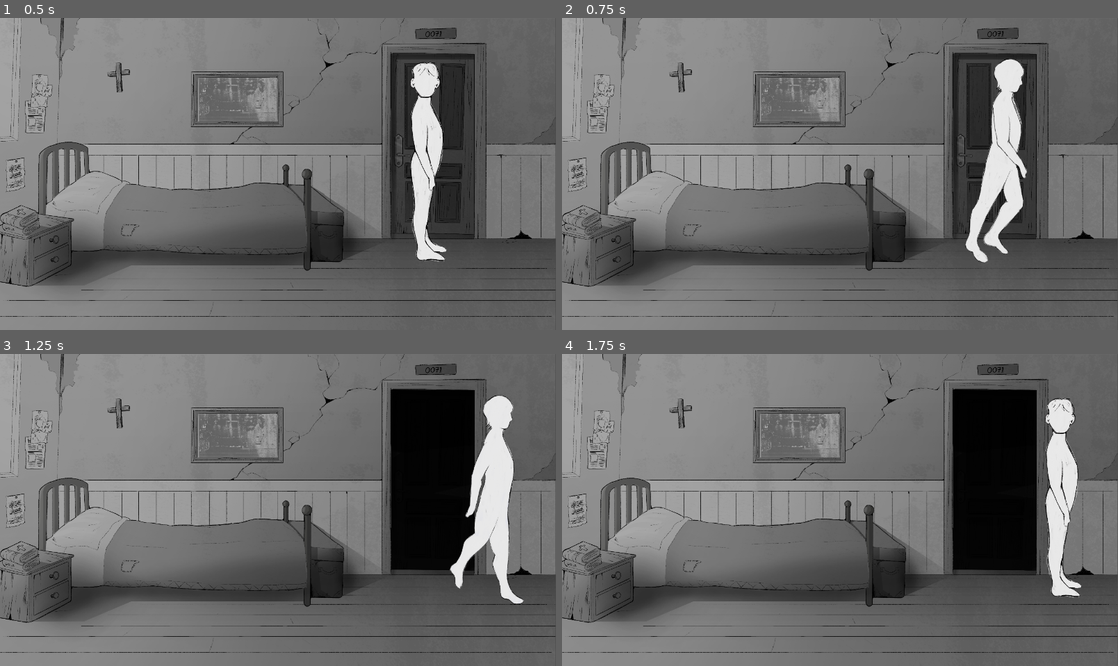
Above: before the commit, frames 1-4 (two rows, left to right).
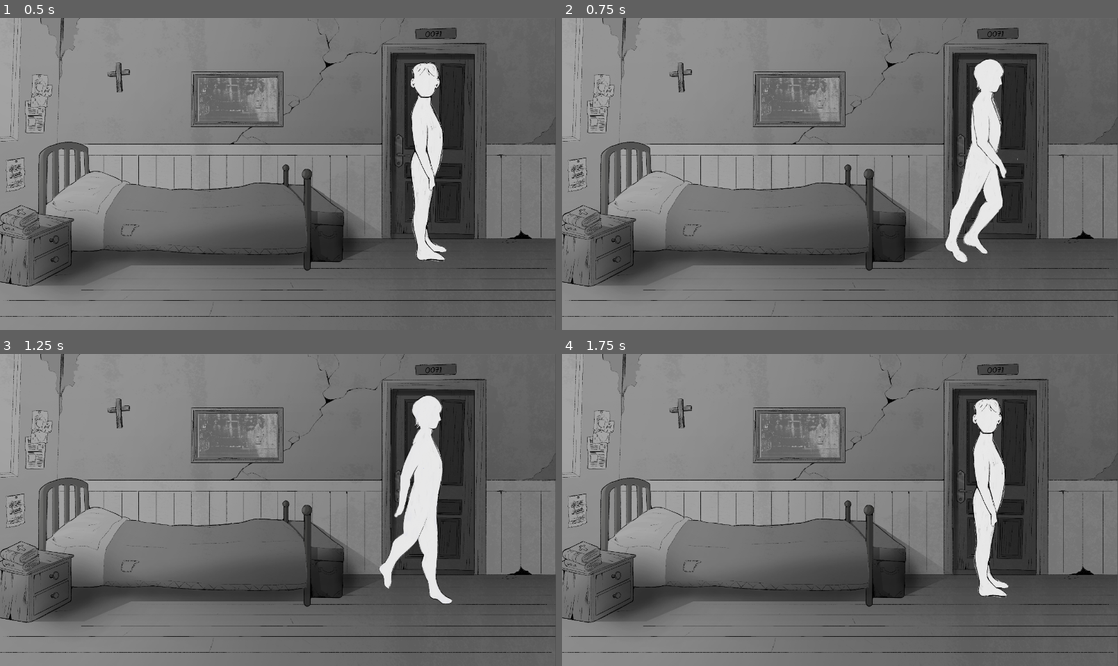
Above: after the commit, the same moments.

Repository: FloresCaetano/GGJ
Game: Godot game, scene res://core/first_scene.tscn
Two runs of this game, one before a commit and one after it. Both use one fixed random seed, a clock stepped at 60 frames per second and the inputs below. This scene is started directly instead of the project's main scene. Sound files missing from this copy of the repository are replaced by a short silence.
Inputs (mouse positions are in pixels of both pictures, inside the frame that each line leads up to):
- Up to frame 1 (0.5 s): no input
- Up to frame 2 (0.75 s): tap Enter (ui_accept) at 0.5 s; move the mouse to (962, 158) at 0.52 s; press the mouse at (962, 158) at 0.53 s; hold Right (ui_right) from 0.53 s (still down)
- Up to frame 3 (1.25 s): keep holding Right (ui_right); tap Enter (ui_accept) at 0.77 s
- Up to frame 4 (1.75 s): release Right (ui_right) at 1.25 s; release the mouse at (962, 494) at 1.25 s; drag from (728, 525) to (1084, 588) at 1.27 s

Frame 1 is identical in both runs. In frame 2, 4.8% of the frame differs, in the area x 68-86%, y 13-79%; in frame 3, 12%, in the area x 68-95%, y 11-81%; in frame 4, 11%.

Commit message:
Function to start scene

Diff:
--- a/core/PATHS.gd
+++ b/core/PATHS.gd
@@ -4,6 +4,7 @@
 var mask_inventory : MaskInventory
 var player : Player
 var dialog_system : DialogSystem
+var interactor : Interactor
 
 const MASKSYSTEM = {
 	"s_mask" :  "uid://fav75tua3y7t"
--- a/core/first_scene.tscn
+++ b/core/first_scene.tscn
@@ -1,6 +1,7 @@
 [gd_scene format=3 uid="uid://cx5t16wi516tf"]
 
 [ext_resource type="PackedScene" uid="uid://cxm7kv3vrpkj6" path="res://rooms/scenes/first_room.tscn" id="1_gc384"]
+[ext_resource type="Script" uid="uid://cvbvjpxxrsu7k" path="res://rooms/scripts/first_scene.gd" id="1_kt74o"]
 [ext_resource type="Script" uid="uid://cbapvmrcdtony" path="res://mask_system/resources/res_mask.gd" id="2_dev43"]
 [ext_resource type="Texture2D" uid="uid://bvdfj1h6nfpkv" path="res://mask_system/assets/mascara feliz.png" id="3_kt74o"]
 [ext_resource type="Texture2D" uid="uid://215kvad25tgq" path="res://mask_system/assets/mascara triste.png" id="4_0scjh"]
@@ -166,6 +167,7 @@
 anchor_bottom = 1.0
 grow_horizontal = 2
 grow_vertical = 2
+script = ExtResource("1_kt74o")
 
 [node name="FirstRoom" parent="." unique_id=1064111797 instance=ExtResource("1_gc384")]
 layout_mode = 1
@@ -174,9 +176,6 @@
 [node name="Player" parent="." unique_id=624387848 instance=ExtResource("6_7g0mn")]
 position = Vector2(1040, 305)
 speed = 250.0
-
-[node name="Interactor" parent="Player" index="3" unique_id=961792964]
-interaction_group = null
 
 [node name="Inventory" type="VSplitContainer" parent="." unique_id=581429075]
 custom_minimum_size = Vector2(1366, 768)
@@ -209,7 +208,6 @@
 [node name="AudioStreamPlayer" type="AudioStreamPlayer" parent="." unique_id=1828164605]
 stream = ExtResource("10_dev43")
 volume_db = -30.0
-autoplay = true
 parameters/looping = true
 
 [editable path="FirstRoom"]
--- a/player/scenes/player.tscn
+++ b/player/scenes/player.tscn
@@ -99,7 +99,7 @@
 position = Vector2(64, 274)
 scale = Vector2(2.9926813, 2.983022)
 collision_layer = 256
-collision_mask = 256
+collision_mask = 0
 script = ExtResource("4_rclgo")
 
 [node name="CollisionShape2D" type="CollisionShape2D" parent="Interactor" unique_id=1987813477]
--- a/player/scripts/interactor.gd
+++ b/player/scripts/interactor.gd
@@ -7,6 +7,7 @@
 
 
 func _ready():
+	PATHS.interactor = self
 	body_entered.connect(_on_body_entered)
 	body_exited.connect(_on_body_exited)
 
--- a/player/scripts/player.gd
+++ b/player/scripts/player.gd
@@ -17,8 +17,7 @@
 
 @export var speed: float = 10000
 
-func activate():
-	pass
+var can_move : bool = false
 
 func _ready() -> void:
 	PATHS.player = self
@@ -31,7 +30,8 @@
 func _physics_process(_delta: float) -> void:
 	velocity = _move_character(Input.get_vector(left_input, right_input, up_input, down_input), velocity)
 	interactor.interact(Input.is_action_just_pressed(interaction_input))
-	move_and_slide()
+	if can_move:
+		move_and_slide()
 
 func set_anim(input : Vector2):
 	animated_sprite_2d.play("walking")
--- /dev/null
+++ b/rooms/scripts/first_scene.gd
@@ -0,0 +1,6 @@
+extends Control
+
+func start_scene():
+	PATHS.interactor.collision_mask = 0b100000000
+	PATHS.player.can_move = true
+	$AudioStreamPlayer.play()
Not shown, added: rooms/scripts/first_scene.gd.uid
